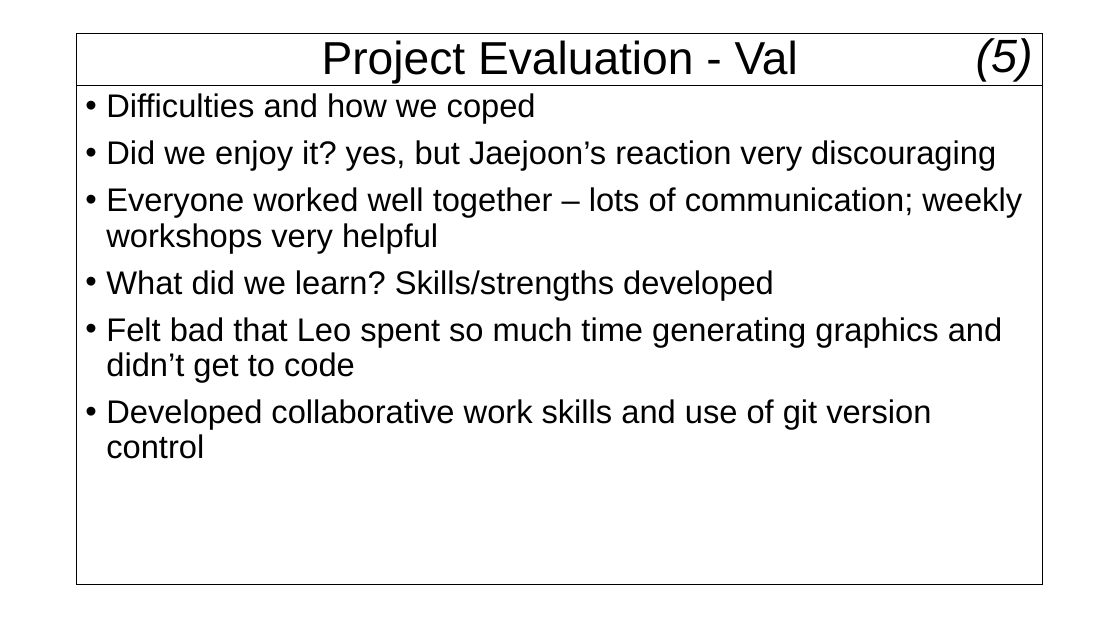
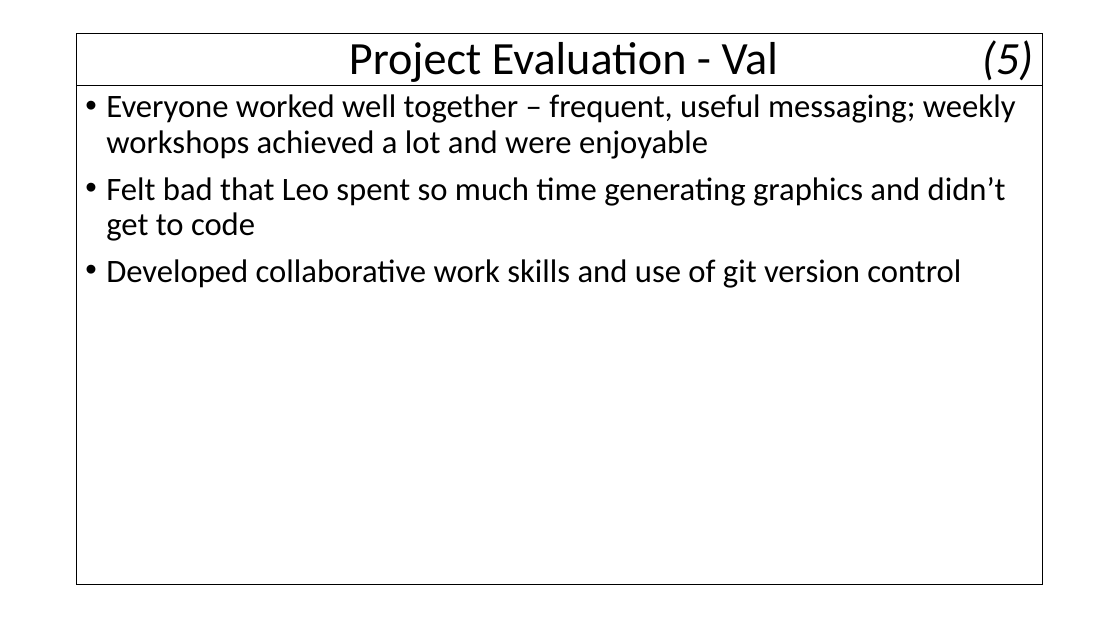
Before and after one commit to AlexCarolan/Christmas-Game, a slide deck: slide 17 of D2.pptx (slide 12 before the commit). Drawn at 1120x630 pixels with LibreOffice and Linux fonts; fonts in the diff are those of the drawing; background and template pictures are left out. Boxes give left, top, right and bottom in pixels: in the first picture for what was removed or moved away, otherwise in the second. Text is boxed around its words. In the diff, an @@ line names an element or a change of style, - is before the commit and + after.

```diff
--- a/D2.pptx
+++ b/D2.pptx
@@ title at box(349, 40, 1033, 86): text changed; font Arial to Calibri @@
-Project Evaluation - Val
+Project Evaluation - Val (5)
@@ text removed at box(976, 38, 1033, 82) @@
-(5)
@@ text at box(106, 94, 1016, 159): text changed; font Arial to Calibri @@
-• Difficulties and how we coped
-• Did we enjoy it? yes, but Jaejoon’s reaction very discouraging
-• Everyone worked well together – lots of communication; weekly workshops very helpful
-• What did we learn? Skills/strengths developed
+• Everyone worked well together – frequent, useful messaging; weekly workshops achieved a lot and were enjoyable
@@ text at box(106, 177, 1006, 288): font Arial to Calibri in "Felt bad that Leo spent so much ...", "Developed collaborative work skills and use of ..." @@
```
Also in this commit, not shown: 9 other slides changed, 8 slides added, 3 slides removed.
